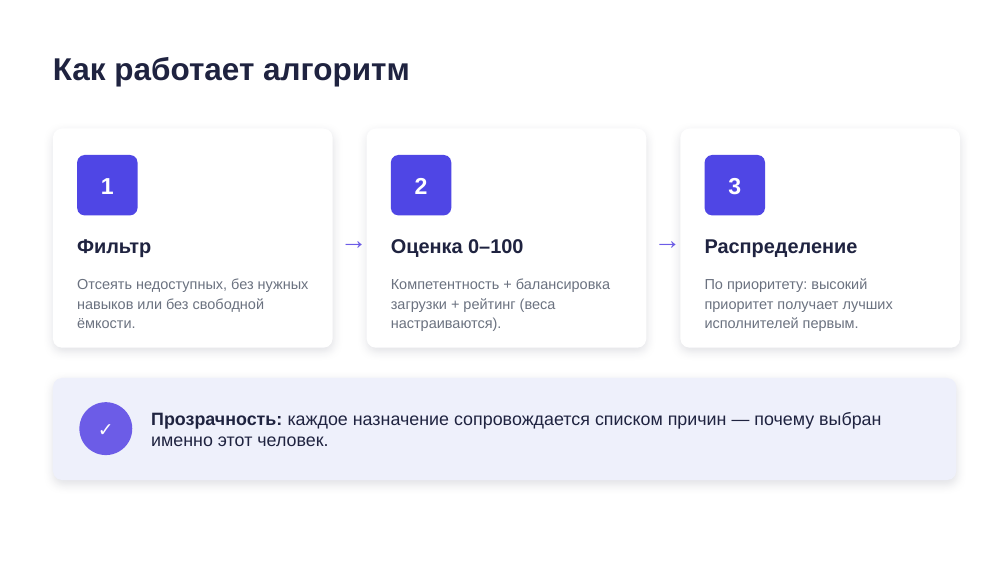
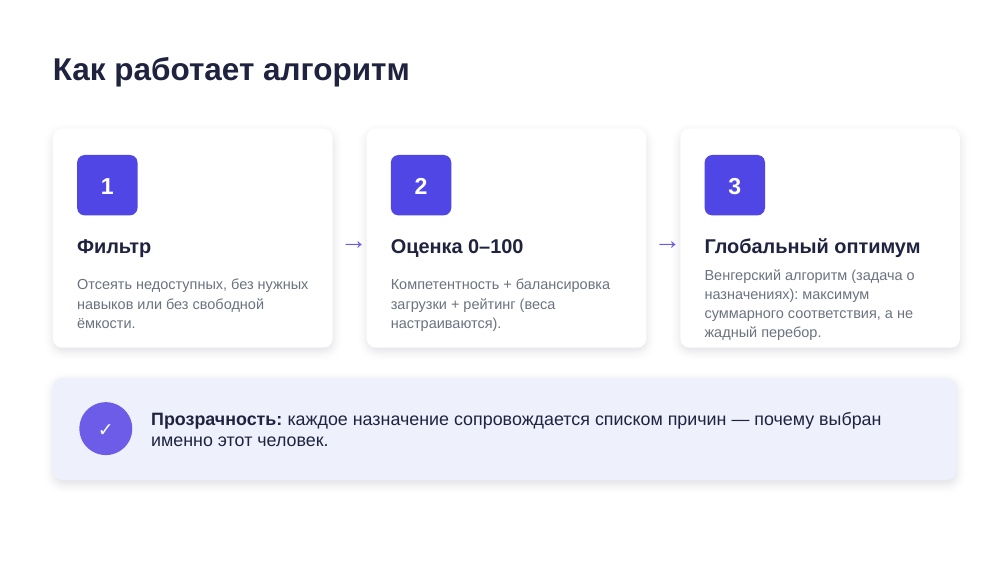
Before and after one commit to wpalish/alem-expert-router, a slide deck: slide 4 of Презентация-Alem-Expert-Router.pptx. Drawn at 1008x567 pixels with LibreOffice and Linux fonts; fonts in the diff are those of the drawing. Boxes give left, top, right and bottom in pixels: in the first picture for what was removed or moved away, otherwise in the second. Text is boxed around its words. In the diff, an @@ line names an element or a change of style, - is before the commit and + after.

```diff
--- a/Презентация-Alem-Expert-Router.pptx
+++ b/Презентация-Alem-Expert-Router.pptx
@@ text at box(705, 238, 920, 257): text changed @@
-Распределение
+Глобальный оптимум
@@ text at box(705, 269, 915, 340): text changed @@
-По приоритету: высокий приоритет получает лучших исполнителей первым.
+Венгерский алгоритм (задача о назначениях): максимум суммарного соответствия, а не жадный перебор.
```
Also in this commit, not shown: 4 other slides changed, 3 other files.
